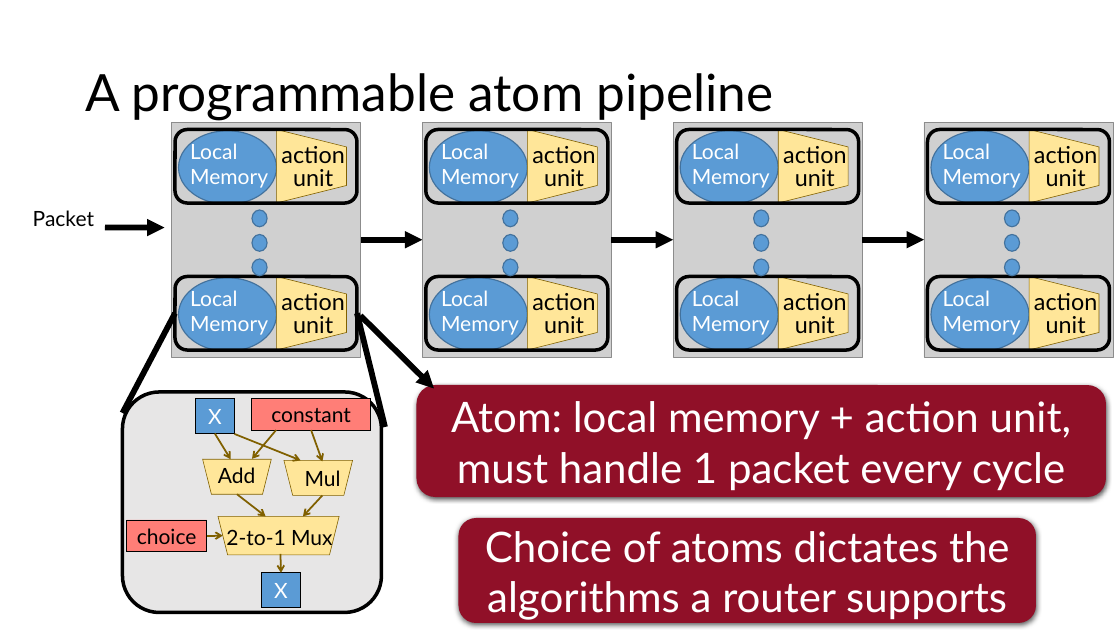
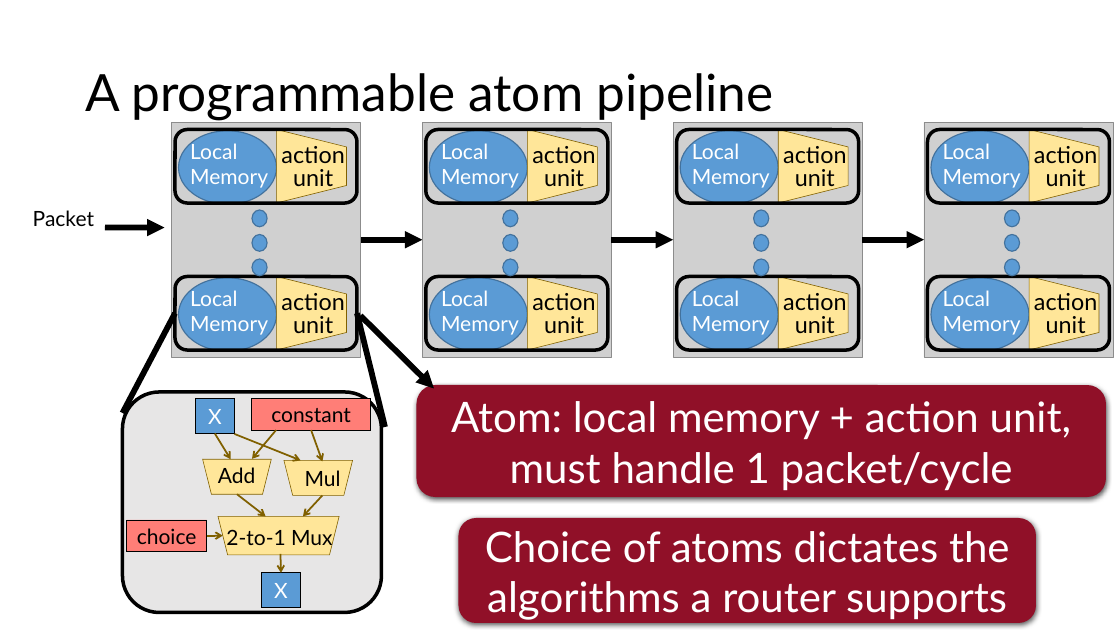
Before and after one commit to anirudhSK/pifo-domino-marple-ppts, a slide deck: slide 12 of combined_domino_pifo.pptx. Drawn at 1120x630 pixels with LibreOffice and Linux fonts; fonts in the diff are those of the drawing; grey boxes stand for pictures. Boxes give left, top, right and bottom in pixels: in the first picture for what was removed or moved away, otherwise in the second. Text is boxed around its words. In the diff, an @@ line names an element or a change of style, - is before the commit and + after.

```diff
--- a/combined_domino_pifo.pptx
+++ b/combined_domino_pifo.pptx
@@ text in rounded rectangle at box(510, 452, 1013, 491): text changed @@
-must handle 1 packet every cycle
+must handle 1 packet/cycle
```
Also in this commit, not shown: 4 other slides changed.
